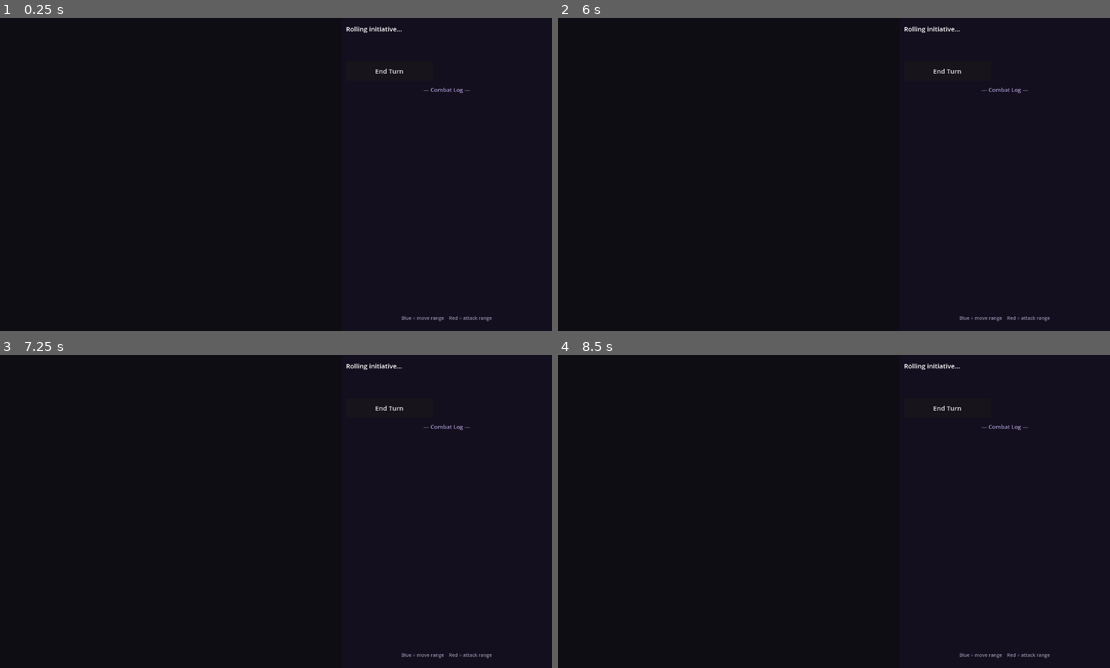
Above: before the commit, frames 1-4 (two rows, left to right).
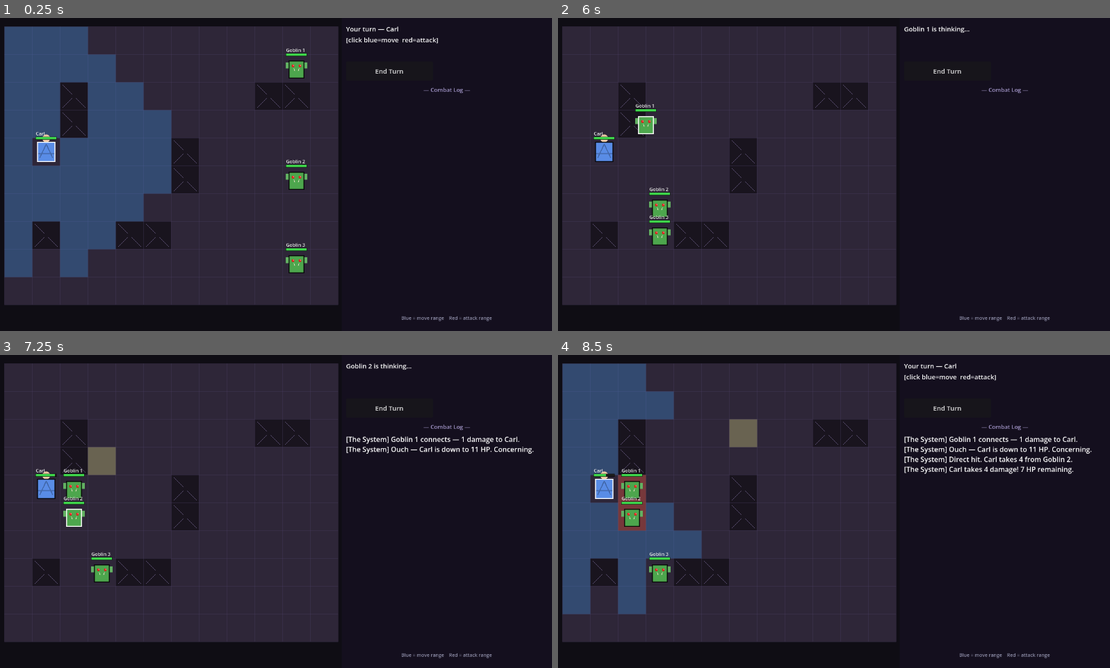
Above: after the commit, the same moments.

Repository: ColdTie/Descent
Game: Godot game, scene res://scenes/Main.tscn
The game is run twice, just before and just after one commit, with the same random seed, the same clock (stepped at 60 frames per second) and the same inputs.
Inputs (mouse positions are in pixels of both pictures, inside the frame that each line leads up to):
- Up to frame 1 (0.25 s): no input
- Up to frame 2 (6 s): click "End Turn" at 0.5 s; click "End Turn" at 1.25 s; click "End Turn" at 2 s; tap Enter at 2.75, 5.75 s; move the mouse to (955, 158) at 2.77 s; click (955, 158) at 2.92 s; move the mouse to (718, 190) at 3.52 s; click (718, 190) at 3.67 s; move the mouse to (889, 105) at 4.27 s; click (889, 105) at 4.42 s; tap Space at 5 s; move the mouse to (806, 237) at 5.02 s; click (806, 237) at 5.17 s; move the mouse to (999, 221) at 5.77 s; click (999, 221) at 5.92 s
- Up to frame 3 (7.25 s): move the mouse to (104, 464) at 6.52 s; click (104, 464) at 6.67 s
- Up to frame 4 (8.5 s): move the mouse to (861, 511) at 7.27 s; click (861, 511) at 7.42 s; move the mouse to (751, 433) at 8.02 s; click (751, 433) at 8.17 s

The runs differ from the first frame. In frame 1, 50% of the frame differs, in the area x 0-80%, y 2-92%; in frame 2, 50%; in frame 3, 51%; in frame 4, 52%, in the area x 0-97%, y 2-92%.
Error before the commit: Parse Error: The function signature doesn't match the parent. Parent signature is "get_path() -> NodePath". (res://scripts/Grid.gd:164)

Commit message:
Fix: rename get_path→find_path to avoid shadowing Node.get_path()->NodePath (Godot 4.4)
https://claude.ai/code/session_01AE6JCyXrVbUx8re6emKvdW

Diff:
--- a/scripts/Grid.gd
+++ b/scripts/Grid.gd
@@ -161,7 +161,8 @@
 ## Returns an A* path (wall-only blocking) from [param from_cell] to
 ## [param to_cell] as an ordered array of Vector2i cells.
 ## Empty if no path exists or destination is a wall.
-func get_path(from_cell: Vector2i, to_cell: Vector2i) -> Array[Vector2i]:
+## Named find_path (not get_path) to avoid shadowing Node.get_path()->NodePath.
+func find_path(from_cell: Vector2i, to_cell: Vector2i) -> Array[Vector2i]:
 	if not is_walkable(to_cell):
 		return []
 	var path: Array[Vector2i] = []
--- a/scripts/TurnManager.gd
+++ b/scripts/TurnManager.gd
@@ -205,7 +205,7 @@
 	for u: Unit in all_units:
 		if not u.is_player:
 			continue
-		var path: Array[Vector2i] = grid.get_path(from.grid_cell, u.grid_cell)
+		var path: Array[Vector2i] = grid.find_path(from.grid_cell, u.grid_cell)
 		var d: int = (path.size() - 1) if not path.is_empty() else 99999
 		if d < best_d:
 			best_d = d
@@ -216,7 +216,7 @@
 ## Move goblin along A* path (walls only) up to its move budget.
 ## Clears+sets occupancy step-by-step, then tweens to final position.
 func _goblin_move_toward(goblin: Unit, target: Unit) -> void:
-	var path: Array[Vector2i] = grid.get_path(goblin.grid_cell, target.grid_cell)
+	var path: Array[Vector2i] = grid.find_path(goblin.grid_cell, target.grid_cell)
 	if path.size() < 2:
 		return
 
